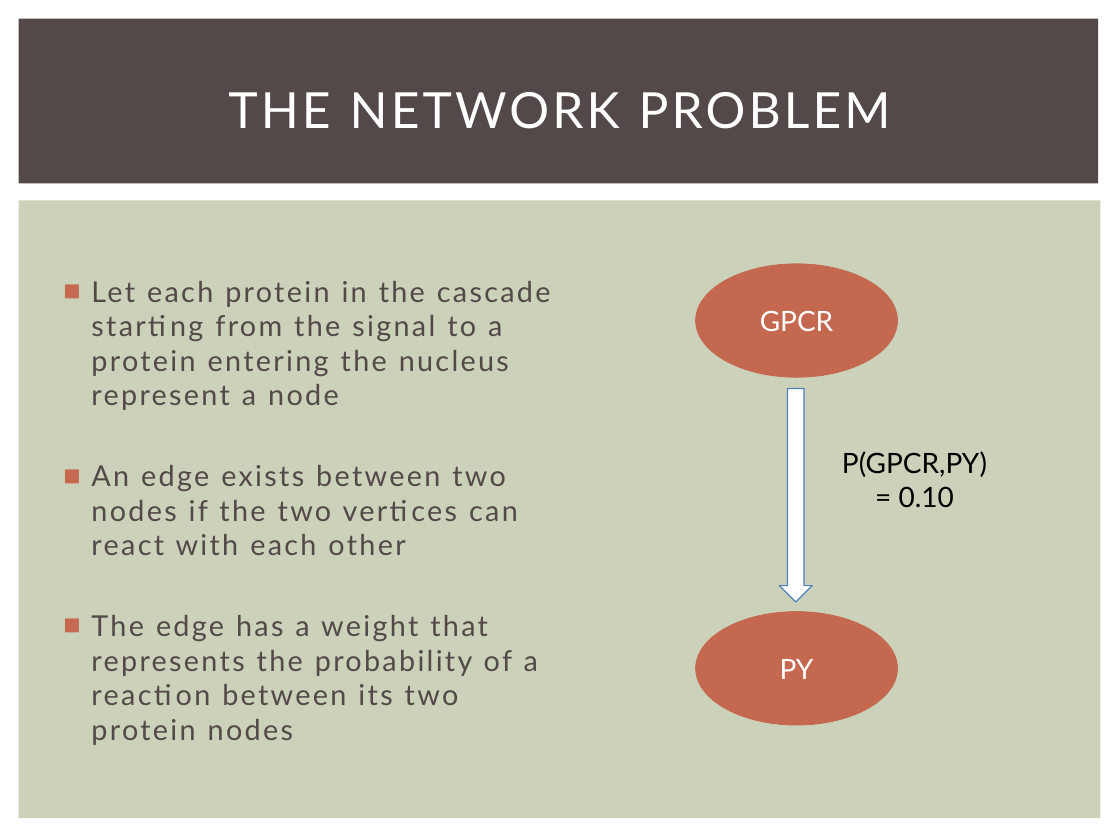
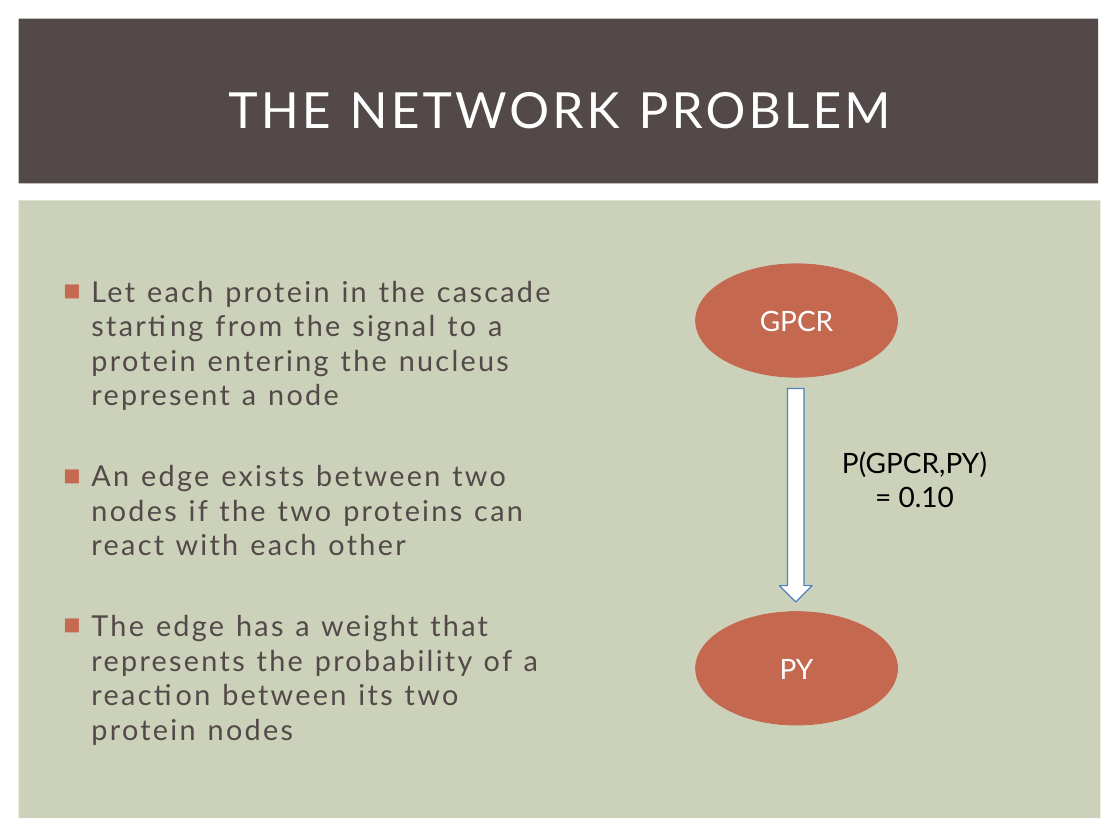
Before and after one commit to dadler6/Networks_Final, a slide deck: slide 4 of PPI_Networks_Presentation.pptx. Drawn at 1120x840 pixels with LibreOffice and Linux fonts; fonts in the diff are those of the drawing. Boxes give left, top, right and bottom in pixels: in the first picture for what was removed or moved away, otherwise in the second. Text is boxed around its words. In the diff, an @@ line names an element or a change of style, - is before the commit and + after.

```diff
--- a/PPI_Networks_Presentation.pptx
+++ b/PPI_Networks_Presentation.pptx
@@ text at (91,465,523,555): text changed @@
-■ An edge exists between two nodes if the two vertices can react with each other
+■ An edge exists between two nodes if the two proteins can react with each other
```
Also in this commit, not shown: 3 other slides changed.
